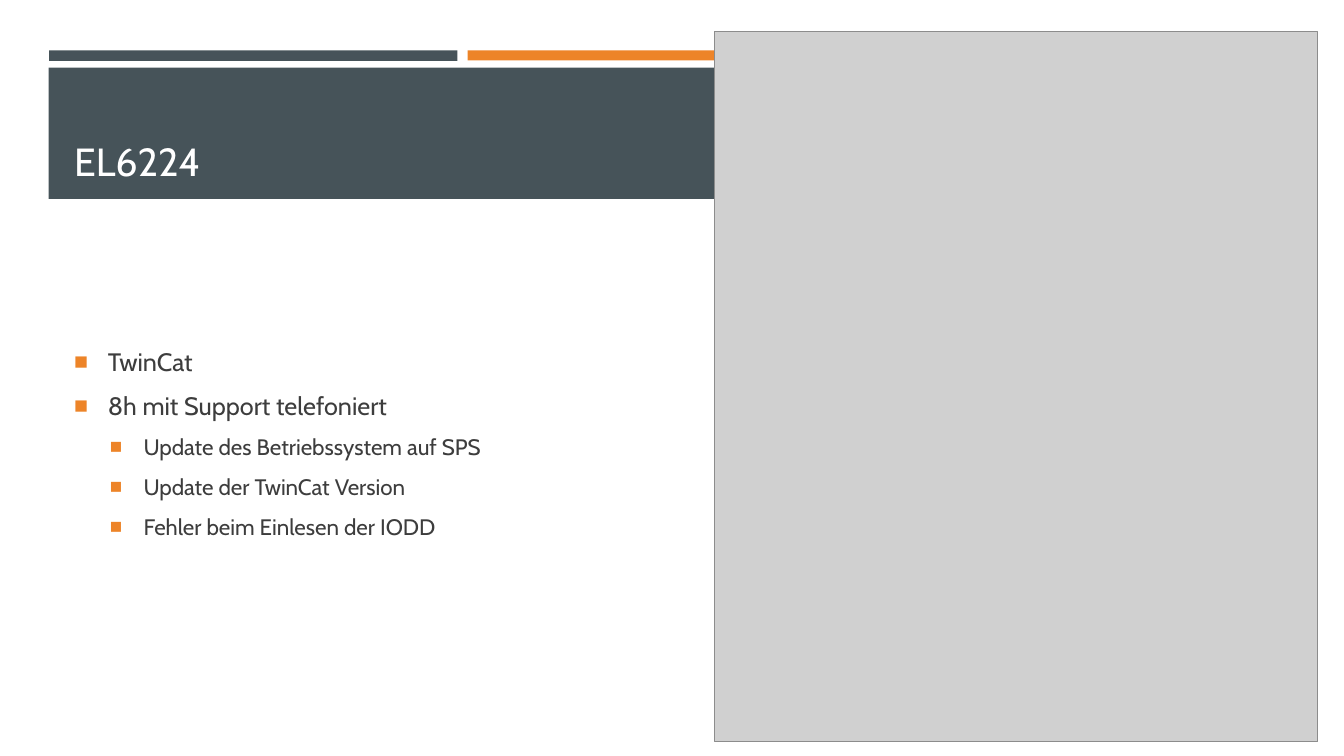
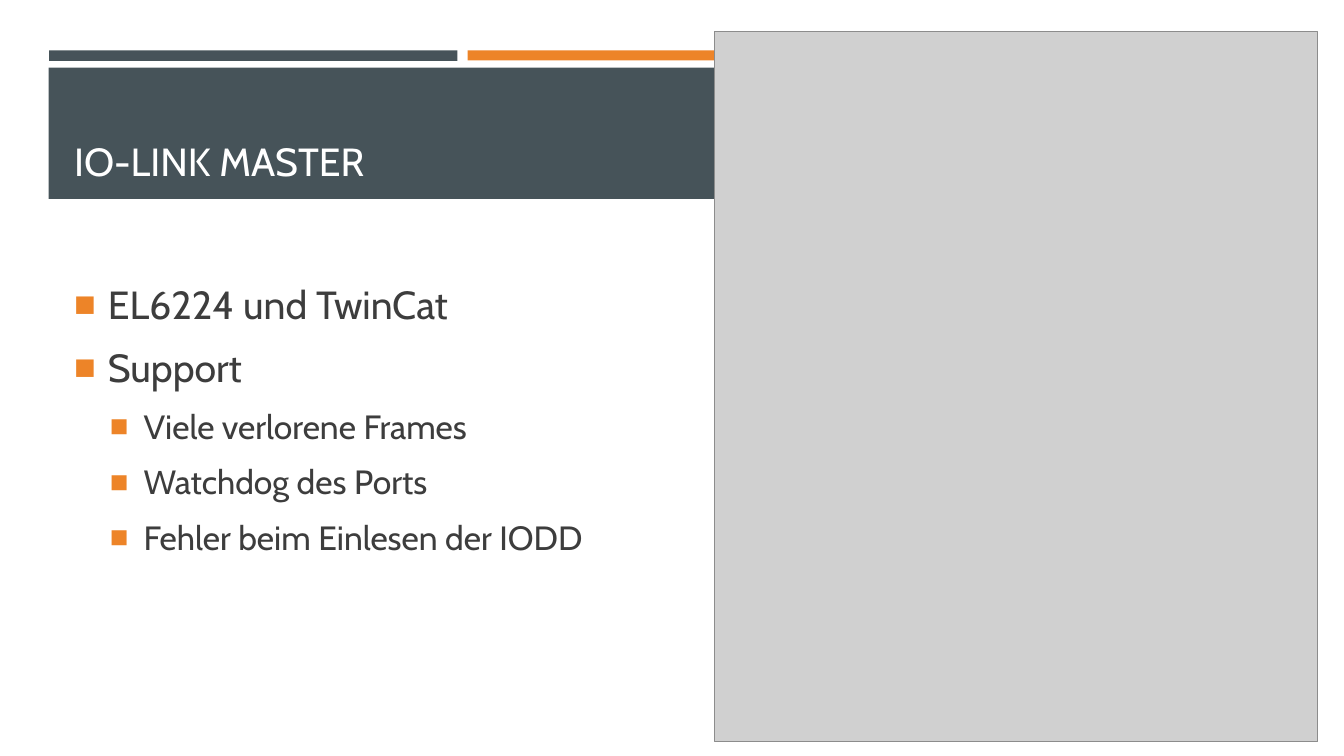
Before and after one commit to StefanieSchmidiger/BDA, a slide deck: slide 16 of Dokumentation/Zwischenpräsentation.pptx (slide 14 before the commit). Drawn at 1344x756 pixels with LibreOffice and Linux fonts; fonts in the diff are those of the drawing; grey boxes stand for pictures. Boxes give left, top, right and bottom in pixels: in the first picture for what was removed or moved away, otherwise in the second. Text is boxed around its words. In the diff, an @@ line names an element or a change of style, - is before the commit and + after.

```diff
--- a/Dokumentation/Zwischenpräsentation.pptx
+++ b/Dokumentation/Zwischenpräsentation.pptx
@@ title at (74,148,364,177): text changed @@
-EL6224
+IO-LINK MASTER
@@ text at (108,289,467,503): text changed; size 16 to 24 pt @@
-■ TwinCat
-■ 8h mit Support telefoniert
-  ■ Update des Betriebssystem auf SPS
-  ■ Update der TwinCat Version
+■ EL6224 und TwinCat
+■ Support
+  ■ Viele verlorene Frames
+  ■ Watchdog des Ports
@@ text at (144,525,582,551): size 16 to 24 pt in "Fehler beim Einlesen der IODD"; more space between paragraphs @@
```
Also in this commit, not shown: 8 other slides changed, 4 slides added, 2 slides removed, 12 other files.
